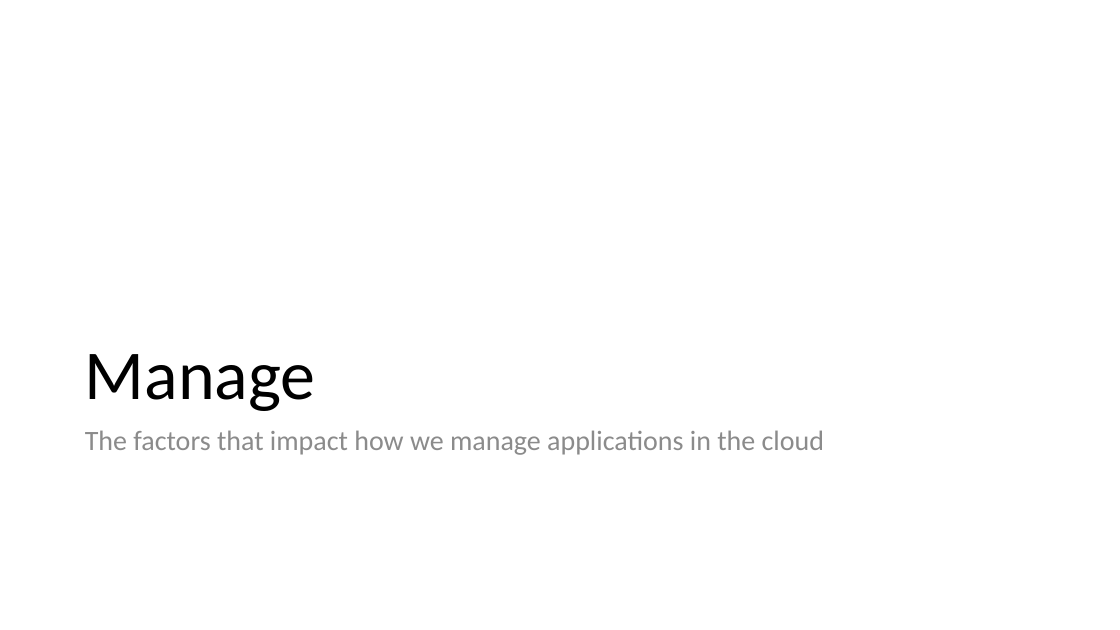
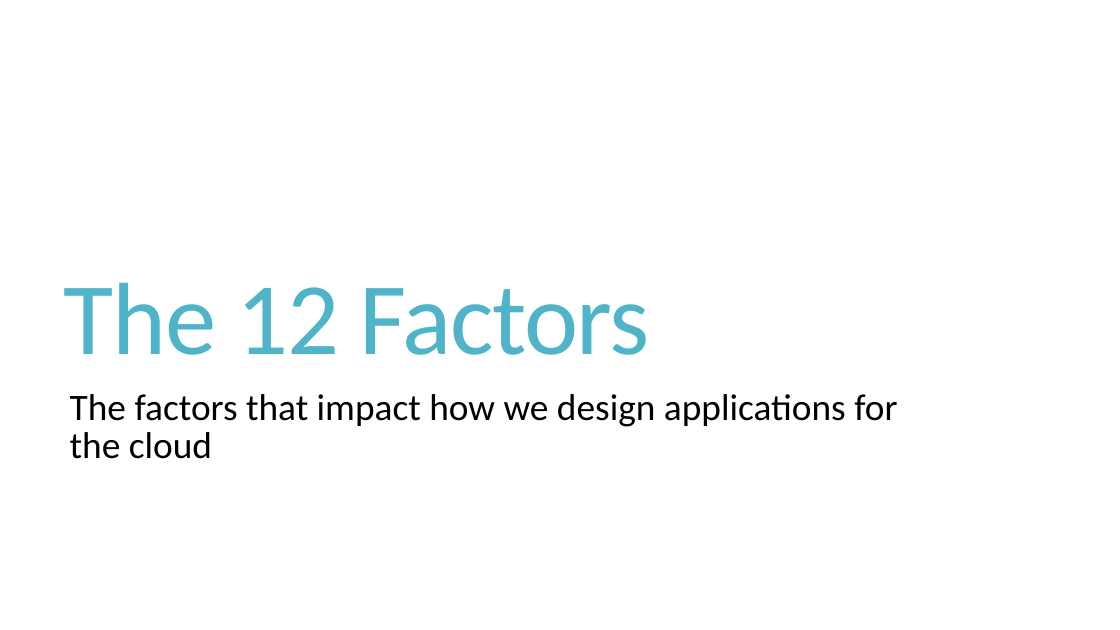
Before and after one commit to iancooper/Presentations, a slide deck: slide 18 of 12-factor apps in .NET (Short).pptx (slide 41 before the commit). Drawn at 1120x630 pixels with LibreOffice and Linux fonts; fonts in the diff are those of the drawing. Boxes give left, top, right and bottom in pixels: in the first picture for what was removed or moved away, otherwise in the second. Text is boxed around its words. In the diff, an @@ line names an element or a change of style, - is before the commit and + after.

```diff
--- a/12-factor apps in .NET (Short).pptx
+++ b/12-factor apps in .NET (Short).pptx
@@ title added at [64,282,649,355], 88 pt, text #50B4C8 @@
+The 12 Factors
@@ title removed at [85,354,316,411] @@
-Manage
@@ text at [70,394,897,459]: text changed; size 24 to 32 pt; text colour #8C8C8C to #000000 @@
-The factors that impact how we manage applications in the cloud
+The factors that impact how we design applications for the cloud
```
Also in this commit, not shown: 22 other slides changed, 19 slides added, 15 slides removed.
